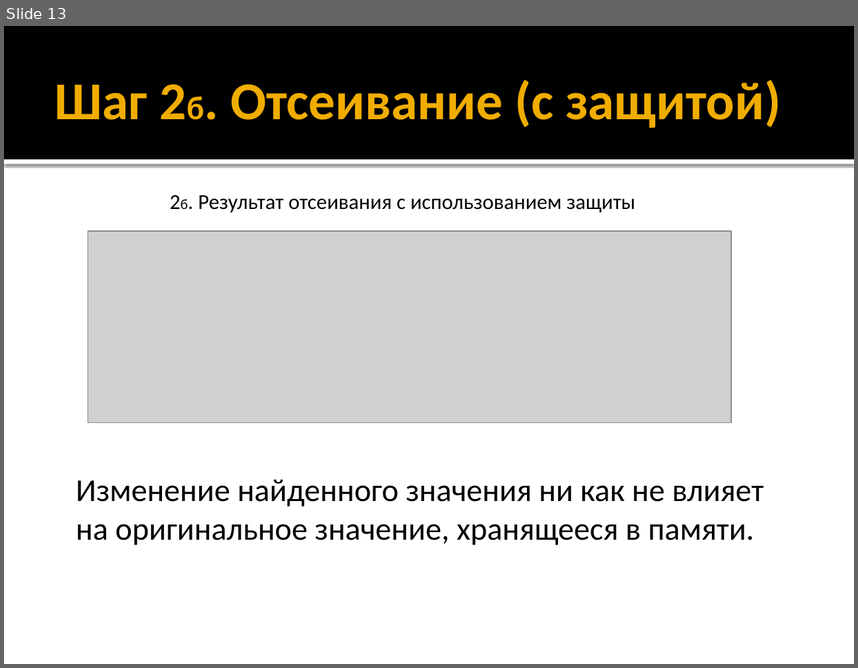
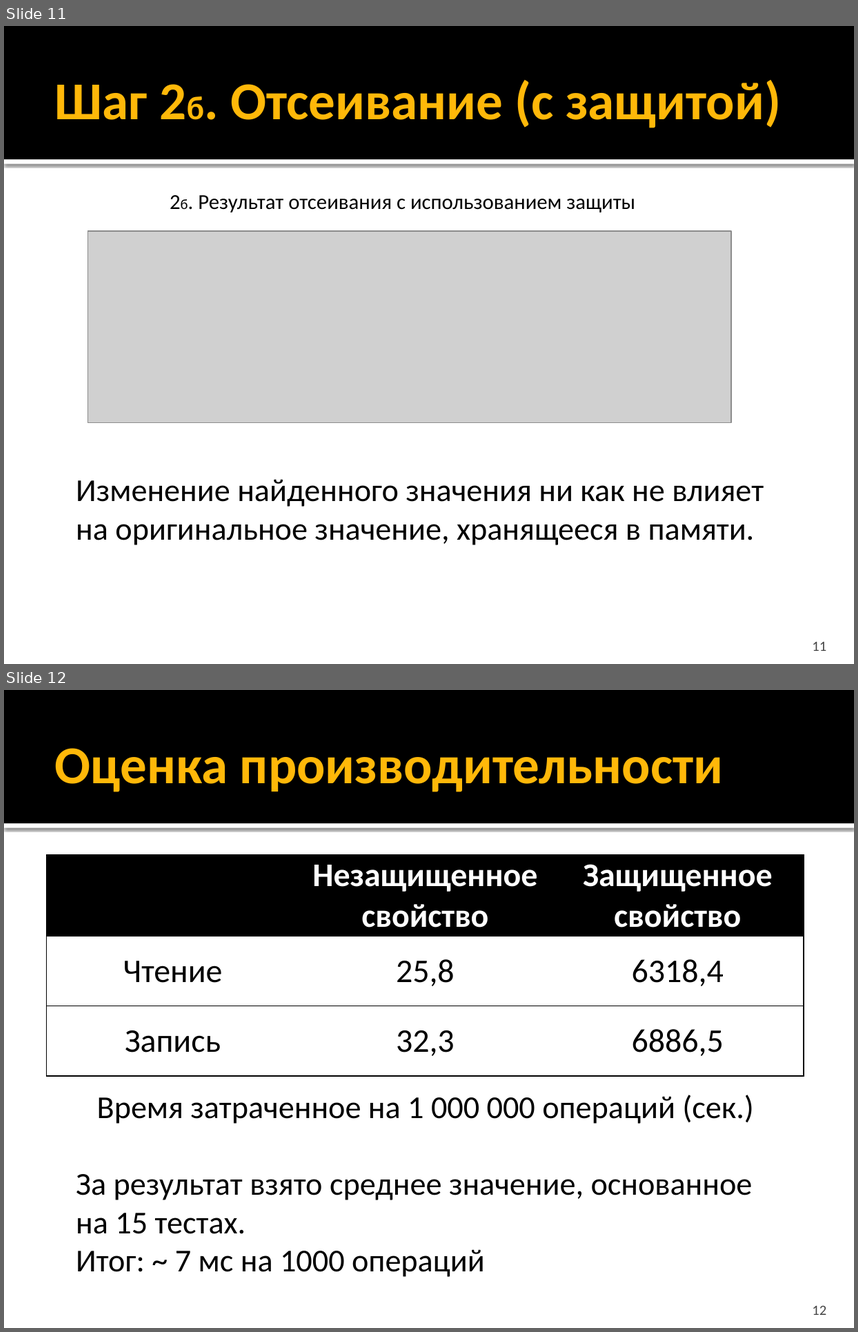
Before and after one commit to bestserg/MonoInjections, a slide deck: Presentation/Дипломный проект.pptx. Shown one above the other, each under a label of ours: slide 13 before the commit, slides 11 and 12 after it. The pictures are 858x668 and 858x1332 pixels, drawn with LibreOffice and Linux fonts; fonts in the diff are those of the drawing; grey boxes stand for pictures. Boxes give left, top, right and bottom in pixels: in the first picture for what was removed or moved away, otherwise in the second. Text is boxed around its words. In the diff, an @@ line names an element or a change of style, - is before the commit and + after.

```diff
--- a/Presentation/Дипломный проект.pptx
+++ b/Presentation/Дипломный проект.pptx
@@ slide 12 added at (4,690,854,1328), background #FFFFFF; not listed: 2 template elements that a slide beside it also shows @@
@@ title added at (55,748,723,792), 45 pt, text #FFB809, bold @@
+Оценка производительности
@@ table added at (47,855,804,1076), 3 rows, 3 columns @@
+ | Незащищенное свойство | Защищенное свойство
+Чтение | 25,8 | 6318,4
+Запись | 32,3 | 6886,5
@@ text added at (76,1094,754,1276), 27 pt, text #000000 @@
+Время затраченное на 1 000 000 операций (сек.)
+За результат взято среднее значение, основанное на 15 тестах.
+Итог: ~ 7 мс на 1000 операций
@@ page number added at (812,1305,826,1314), 12 pt, text #454545 @@
+12
@@ what was slide 13 is now slide 11 @@
@@ slide 11 changed as well @@
@@ title "Шаг 2б. Отсеивание (с защитой)" at (55,80,781,128): text colour #F0AD00 to #FFB809 @@
@@ page number added at (812,641,826,650), 12 pt, text #454545 @@
+11
```
Also in this commit, not shown: 10 other slides changed, 2 other slides added, 4 slides removed, 5 other files.
